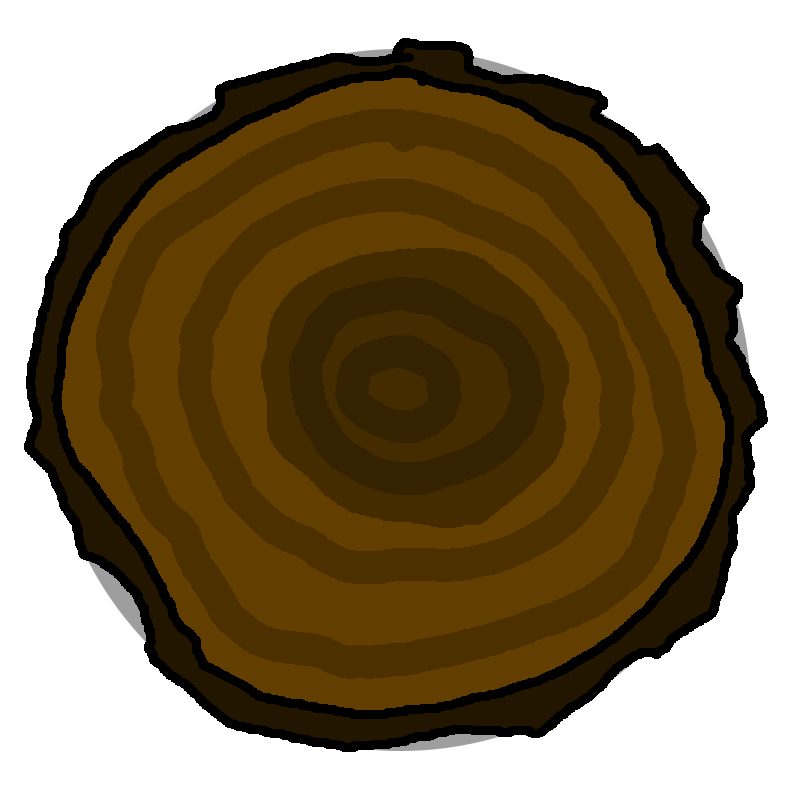
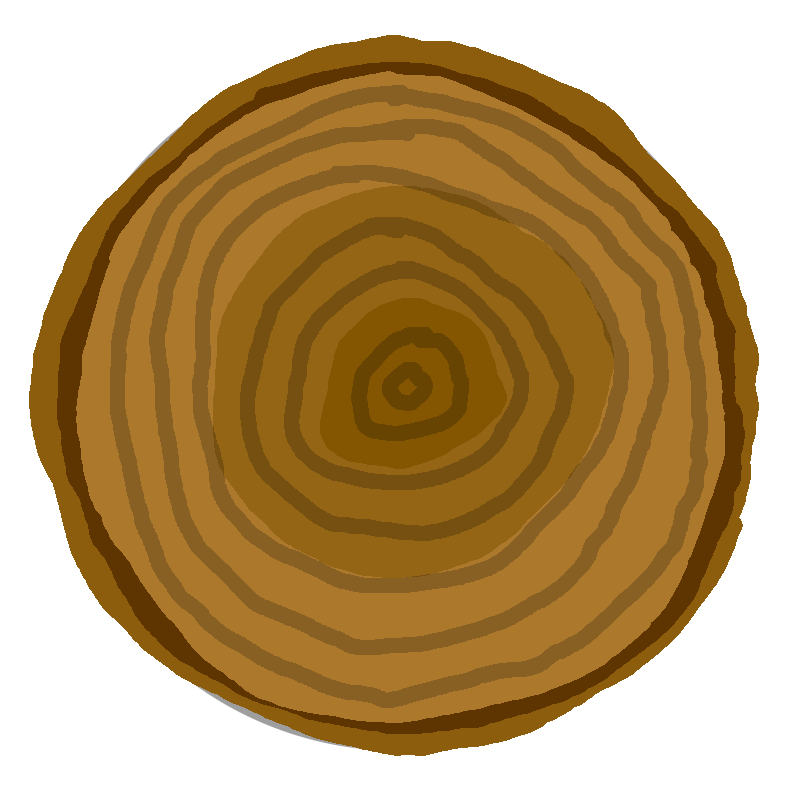
Layered file, before and after one edit (800 x 800). Changes by layer:
added layer "pine-highlight" (21%) above "pine" over [110, 85, 708, 708]
added layer "pine" above "beech-highlight" over [29, 35, 759, 756]
renamed "highlight" to "oak-highlight", hid it over [96, 109, 697, 679]
hid "oak" over [24, 38, 768, 752]
